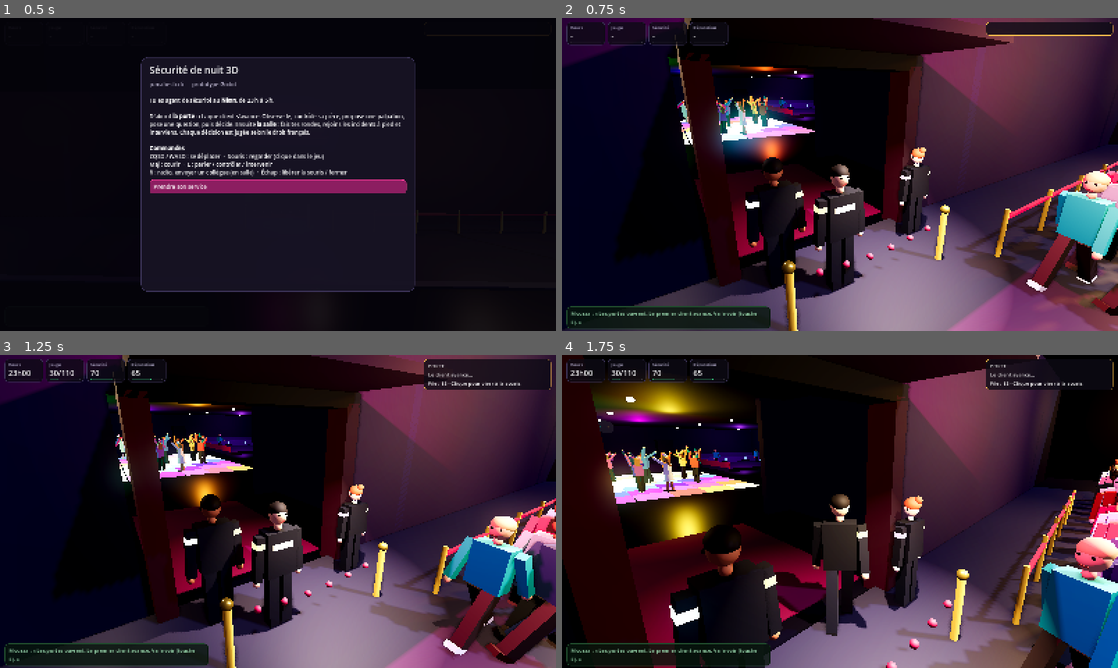
Above: before the commit, frames 1-4 (two rows, left to right).
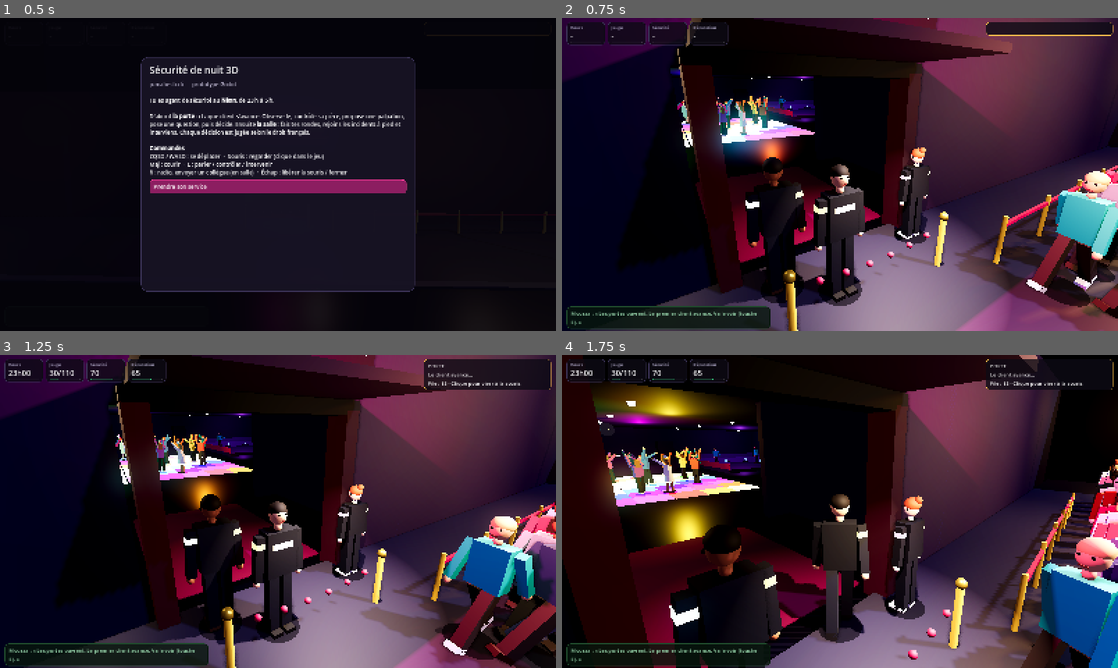
Above: after the commit, the same moments.

Repository: jumahestudio-dotcom/securite-de-nuit
Game: Godot game, scene res://scenes/Main.tscn
The game is run twice, just before and just after one commit, with the same random seed, the same clock (stepped at 60 frames per second) and the same inputs.
Inputs (mouse positions are in pixels of both pictures, inside the frame that each line leads up to):
- Up to frame 1 (0.5 s): no input
- Up to frame 2 (0.75 s): click "Prendre son service" at 0.5 s
- Up to frame 3 (1.25 s): no input
- Up to frame 4 (1.75 s): tap Enter at 1.25 s; move the mouse to (867, 511) at 1.27 s; hold W from 1.28 s (still down); tap E at 1.35 s

Frame 1 is identical in both runs. In frame 2, 12% of the frame differs, in the area x 0-100%, y 0-100%; in frame 3, 11%; in frame 4, 10%.

Commit message:
Godot : personnages posés sur le trottoir, la piste et l'estrade VIP ; 2 avertissements corrigés
Co-Authored-By: Claude Opus 5.5 <noreply@anthropic.com>
Claude-Session: https://claude.ai/code/session_01UekBowaRBa1xpjJL8PuP5m

Diff:
--- a/godot/scripts/data.gd
+++ b/godot/scripts/data.gd
@@ -42,7 +42,8 @@
 var reserved: Array = []                   # modèles réservés (liste noire de la nuit)
 var diag_done := false
 var diag_play := false
-var LIB_CACHE := {}                        # bibliothèques d'animations déjà adaptées
+var LIB_CACHE := {}
+var ground: Callable = func(_x, _z): return 0.0   # hauteur du sol (fournie par le décor)                        # bibliothèques d'animations déjà adaptées
 
 func _ready() -> void:
 	_scan_assets()
@@ -100,7 +101,7 @@
 
 func fmt_clock(minutes: float) -> String:
 	var t := (23 * 60 + int(minutes)) % 1440
-	return "%02dh%02d" % [t / 60, t % 60]
+	return "%02dh%02d" % [int(t / 60.0), t % 60]
 
 # ---------- chargement des modèles et animations ----------
 func _list(dirp: String, out: Array) -> void:
--- a/godot/scripts/main.gd
+++ b/godot/scripts/main.gd
@@ -48,6 +48,7 @@
 	world = WorldScript.new()
 	add_child(world)
 	world.build()
+	Data.ground = world.floor_y
 	ui = UIScript.new()
 	add_child(ui)
 	cam = Camera3D.new()
@@ -993,7 +994,7 @@
 			player.velocity = Vector3.ZERO
 			if pvis.anim == "walk": pvis.anim = "idle"
 		player.move_and_slide()
-		player.position.y = 0
+		player.position.y = world.floor_y(player.position.x, player.position.z)
 		if phase == "salle":
 			_step_salle(delta)
 	else:
--- a/godot/scripts/person.gd
+++ b/godot/scripts/person.gd
@@ -279,7 +279,6 @@
 		glb_anim.add_animation_library("sdn", Data.LIB_CACHE[ckey])
 		return true
 	var lib := AnimationLibrary.new()
-	var matched := 0
 	# les préfixes Mixamo changent d'un fichier à l'autre (mixamorig_, mixamorig4_, mixamorig:) :
 	# on relie les pistes aux os par la fin du nom (Hips, Spine, LeftArm…)
 	var pre := RegEx.new()
@@ -309,7 +308,6 @@
 			if target == "":
 				drop.append(t)
 				continue
-			matched += 1
 			a.track_set_path(t, NodePath(skel_path + ":" + target))
 			if a.track_get_type(t) == Animation.TYPE_POSITION_3D and target.ends_with("Hips") and a.track_get_key_count(t) > 0 and hips >= 0:
 				var v0: Vector3 = a.track_get_key_value(t, 0)
@@ -373,6 +371,7 @@
 			yaw = turn_to(yaw, atan2(dx, dz), delta * 8.0)
 			walk_ph += sp * 5.2
 	rotation.y = yaw
+	position.y = Data.ground.call(position.x, position.z)
 	if glb != null:
 		_anim_glb()
 		return
--- a/godot/scripts/world.gd
+++ b/godot/scripts/world.gd
@@ -14,6 +14,13 @@
 var exit_sign: MeshInstance3D
 var neon_light: OmniLight3D
 var t := 0.0
+
+## Hauteur du sol à un endroit (trottoir, piste LED, estrade du carré VIP)
+func floor_y(x: float, z: float) -> float:
+	if x > 8.0 and x < 15.0 and z > -30.0 and z < -21.0: return 0.3
+	if z > 0.0 and z < 6.0 and absf(x) < 22.0: return 0.12
+	if absf(x) < 6.0 and z > -24.0 and z < -12.0: return 0.08
+	return 0.0
 
 func zpt(z: String) -> Vector3:
 	var r = ZR[z]
